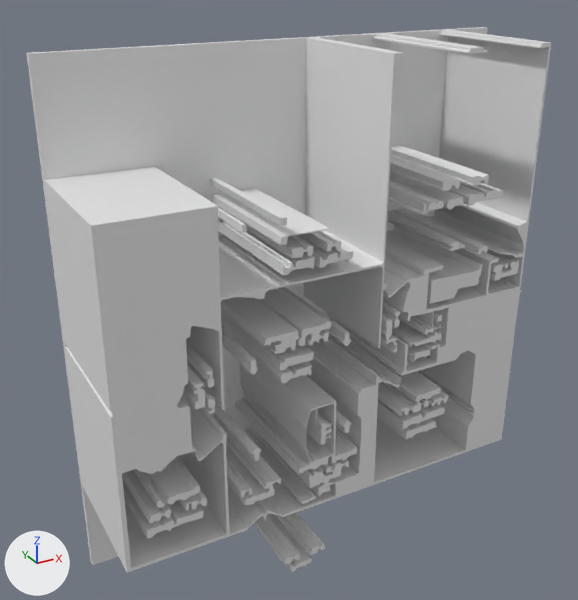
The glTF model version one/out_3d/34_19.glb, before and after one commit.
The view is the same before and after, from a camera (50 mm lens) standing at (-2.96, -14.78, 12.81) and looking at (4.57, -1.08, 5.96). Lighting does not change. The marker at lower left points along +X, +Y and +Z. Where no turn or scale is listed for an object, it has been applied to the vertices.

Objects in the first picture: 'geometry_0'.
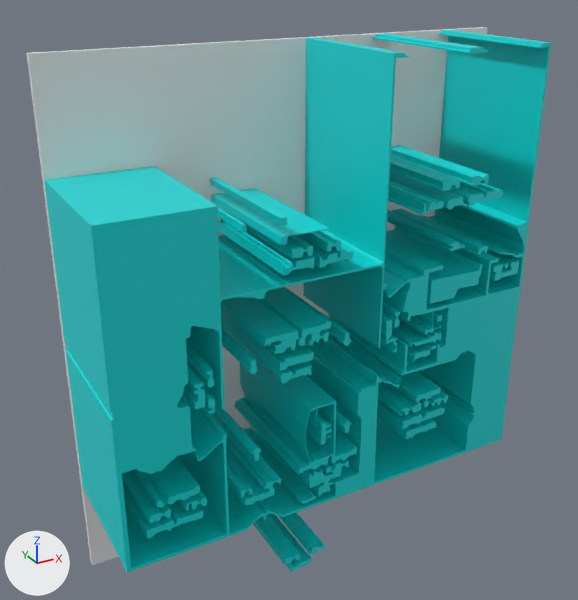
Location of each change, [x1, y1, x2, y2] in pixels of the pictures (578 x 600 px; the box of a moved part takes in the faces that stretch with it):
part 1 of me_geometry_0, moved or reshaped
    before: [65, 346, 177, 572]
    after: [66, 231, 218, 572]
part 2 of me_geometry_0, moved or reshaped
    before: [446, 190, 476, 206]
    after: [446, 190, 484, 206]
part 3 of me_geometry_0, recoloured (grey to cyan)
    both: [35, 28, 551, 571]

The change, as a diff of the scene's bpy script:
```diff
--- a/version one/out_3d/34_19.glb.py
+++ b/version one/out_3d/34_19.glb.py
@@ mat_defaultmaterial @@
+mat_defaultmaterial = bpy.data.materials.new('DefaultMaterial')
+mat_defaultmaterial.use_nodes = True; mat_defaultmaterial.node_tree.nodes.clear()
+_N = mat_defaultmaterial.node_tree.nodes; _L = mat_defaultmaterial.node_tree.links
+n0 = _N.new('ShaderNodeOutputMaterial'); n0.name = 'Material Output'
+n1 = _N.new('ShaderNodeBsdfPrincipled'); n1.name = 'Principled BSDF'
+n2 = _N.new('ShaderNodeVertexColor'); n2.name = 'Color Attribute'
+_L.new(n1.outputs[0], n0.inputs[0])  # 'BSDF' to 'Surface'
+_L.new(n2.outputs[0], n1.inputs[0])  # 'Color' to 'Base Color'
@@ me_geometry_0 @@
 me_geometry_0.from_pydata(...)  # 2046 vertices, 3896 faces; spans x 0.0..10.23, y -3.15..0.0, z 0.0..11.16
 # used by ob_geometry_0; location = (0.0, 0.0, 0.0)
+# me_geometry_0 part 1: 4 vertices removed from x 0.0..0.04, y -3.15..-0.15, z 5.55..5.56; 4 vertices added at x 0.0..0.04, y -3.15..-0.15, z 5.48..5.49
+# me_geometry_0 part 2: 2 vertices removed from x 7.46, y -3.15..-0.15, z 8.19; 2 vertices added at x 7.44, y -3.15..-0.15, z 8.26
+# me_geometry_0 part 3: 2600 faces spanning x 0.0..10.23, y -3.15..0.0, z 0.0..11.16 switch from no material to mat_defaultmaterial
```
